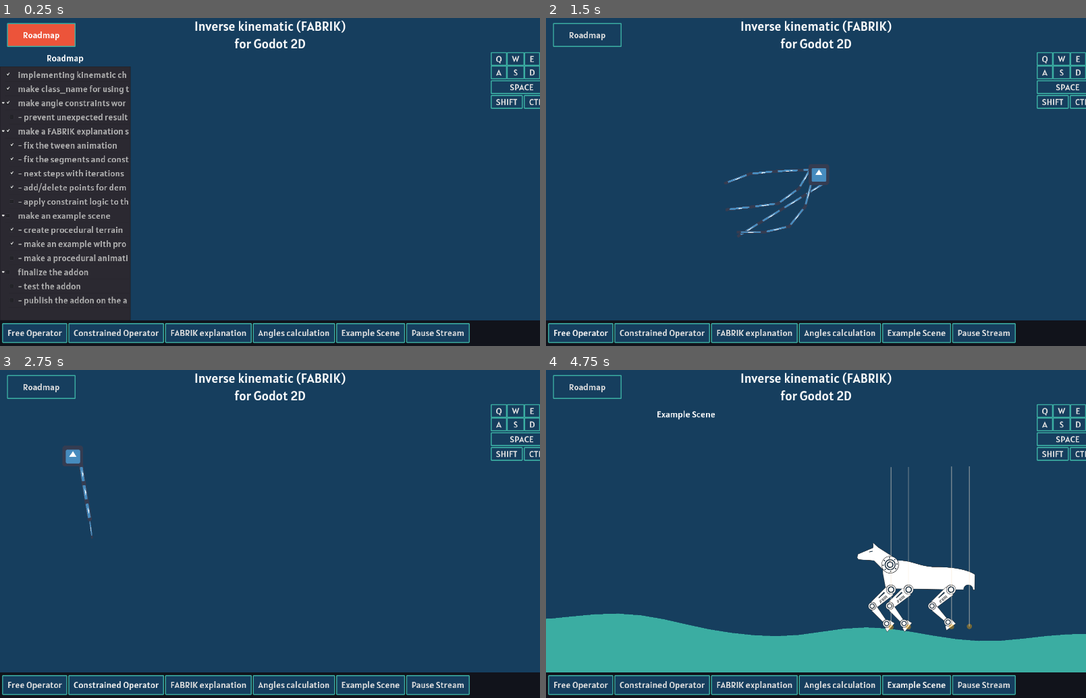
Above: before the commit, frames 1-4 (two rows, left to right).
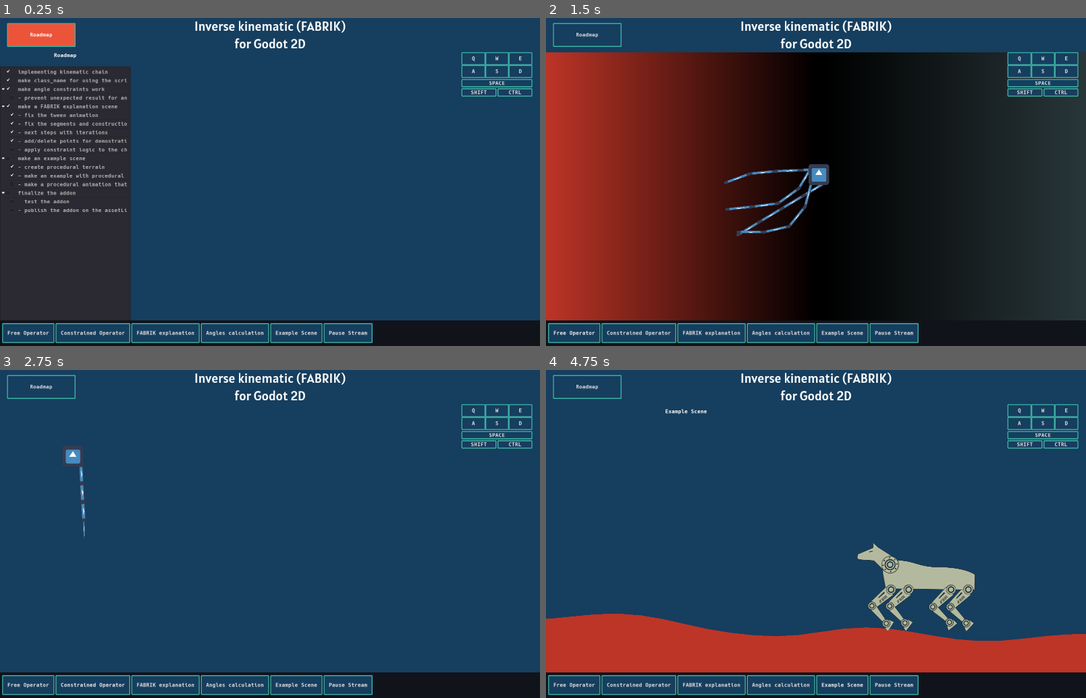
Above: after the commit, the same moments.

Repository: iRadEntertainment/Godot-FABRIK-2D
Game: Godot game, scene res://world.tscn
The game is run twice, just before and just after one commit, with the same random seed, the same clock (stepped at 60 frames per second) and the same inputs. The engine's default icon, where the game draws it, is replaced by a stand-in: a white triangle on a blue panel in a dark square.
Inputs:
- Up to frame 1 (0.25 s): no input
- Up to frame 2 (1.5 s): click "Roadmap" at 0.5 s; click "Free Operator" at 1.25 s
- Up to frame 3 (2.75 s): click "Constrained Operator" at 2 s
- Up to frame 4 (4.75 s): click "FABRIK explanation" at 2.75 s; click "Angles calculation" at 3.5 s; click "Example Scene" at 4.25 s

The runs differ from the first frame. In frame 1, 7.5% of the frame differs, in the area x 0-100%, y 4-100%; in frame 2, 82%; in frame 3, 3.4%; in frame 4, 19%.
Error after the commit: Invalid set index 'global_position' (on base: 'null instance') with value of type 'Vector2'. (res://example_scene.gd:22)

Commit message:
Angles by ton ton

Diff:
--- /dev/null
+++ b/Ton_ton_look_at_this.tscn
@@ -0,0 +1,66 @@
+[gd_scene load_steps=7 format=2]
+
+[ext_resource path="res://addons/IKFabrikGodot2D/IKBoneConstraint2D.gd" type="Script" id=1]
+[ext_resource path="res://addons/IKFabrikGodot2D/IKLimb2D.gd" type="Script" id=2]
+[ext_resource path="res://example/textures/forearm.png" type="Texture" id=3]
+[ext_resource path="res://example/textures/arm.png" type="Texture" id=4]
+[ext_resource path="res://example/textures/foot.png" type="Texture" id=5]
+
+[sub_resource type="GDScript" id=5]
+script/source = "extends Position2D
+
+
+func _input(_event):
+	global_position = get_global_mouse_position()
+"
+
+[node name="Ton_ton_look_at_this" type="Node2D"]
+
+[node name="rear_r" type="Node2D" parent="."]
+show_behind_parent = true
+position = Vector2( 811.251, 362.543 )
+script = ExtResource( 2 )
+use_constraints = true
+target = NodePath("../target")
+
+[node name="arm" type="Node2D" parent="rear_r"]
+show_behind_parent = true
+script = ExtResource( 1 )
+angle_start = 28.973
+angle_width = 163.973
+
+[node name="arm" type="Sprite" parent="rear_r/arm"]
+show_behind_parent = true
+position = Vector2( -0.272461, -0.0234985 )
+texture = ExtResource( 4 )
+offset = Vector2( 0.841858, 57.2455 )
+
+[node name="forearm" type="Node2D" parent="rear_r"]
+show_behind_parent = true
+position = Vector2( -0.125, 155.934 )
+script = ExtResource( 1 )
+angle_start = -128.836
+angle_width = 131.918
+
+[node name="forearm" type="Sprite" parent="rear_r/forearm"]
+show_behind_parent = true
+position = Vector2( 0.355286, 48.1064 )
+texture = ExtResource( 3 )
+
+[node name="foot" type="Node2D" parent="rear_r"]
+show_behind_parent = true
+position = Vector2( -0.268677, 296.896 )
+script = ExtResource( 1 )
+angle_start = -40.069
+
+[node name="foot" type="Sprite" parent="rear_r/foot"]
+show_behind_parent = true
+position = Vector2( -1.93286, 6.53381 )
+texture = ExtResource( 5 )
+
+[node name="end" type="Position2D" parent="rear_r"]
+show_behind_parent = true
+position = Vector2( 0, 332.995 )
+
+[node name="target" type="Position2D" parent="."]
+script = SubResource( 5 )
--- a/example/example.tscn
+++ b/example/example.tscn
@@ -68,10 +68,9 @@
 layer = -1
 
 [node name="bg_color" type="ColorRect" parent="CanvasLayer"]
-visible = false
 anchor_right = 1.0
 anchor_bottom = 1.0
-color = Color( 0.12549, 0.388235, 0.607843, 1 )
+color = Color( 0.164706, 0.219608, 0.231373, 1 )
 __meta__ = {
 "_edit_lock_": true,
 "_edit_use_anchors_": false
@@ -92,7 +91,7 @@
 script = ExtResource( 10 )
 
 [node name="poly" type="Polygon2D" parent="terrain_generator"]
-color = Color( 0.235294, 0.682353, 0.639216, 1 )
+color = Color( 0.745098, 0.211765, 0.156863, 1 )
 polygon = PoolVector2Array( -68.6539, 912.083, 57.8537, 623.432, 383.923, 612.742, 750.973, 684.013, 980.825, 664.414, 1276.6, 605.614, 1622.27, 676.886, 1787.98, 853.284, 1627.62, 1175.79, 193.27, 1074.23 )
 
 [node name="static_collision" type="StaticBody2D" parent="terrain_generator"]
@@ -102,6 +101,7 @@
 [node name="horse" type="KinematicBody2D" parent="." groups=[
 "horse",
 ]]
+modulate = Color( 0.705882, 0.729412, 0.627451, 1 )
 position = Vector2( 1568.09, 441.984 )
 scale = Vector2( 0.5, 0.5 )
 collision_layer = 2
@@ -144,7 +144,7 @@
 position = Vector2( 244.639, 89.9283 )
 script = ExtResource( 2 )
 use_constraints = true
-target = NodePath("../../targeting_system_loop/targets/t04")
+target = NodePath("../../target")
 
 [node name="arm" type="Node2D" parent="horse/rear_r"]
 show_behind_parent = true
@@ -153,7 +153,6 @@
 angle_width = 163.973
 
 [node name="arm" type="Sprite" parent="horse/rear_r/arm"]
-visible = false
 show_behind_parent = true
 position = Vector2( -0.272461, -0.0234985 )
 texture = ExtResource( 5 )
@@ -167,7 +166,6 @@
 angle_width = 131.918
 
 [node name="forearm" type="Sprite" parent="horse/rear_r/forearm"]
-visible = false
 show_behind_parent = true
 position = Vector2( 0.355286, 48.1064 )
 texture = ExtResource( 4 )
@@ -179,7 +177,6 @@
 angle_start = -40.069
 
 [node name="foot" type="Sprite" parent="horse/rear_r/foot"]
-visible = false
 show_behind_parent = true
 position = Vector2( -1.93286, 6.53381 )
 texture = ExtResource( 7 )
@@ -192,7 +189,7 @@
 position = Vector2( 137.045, 89.9283 )
 script = ExtResource( 2 )
 use_constraints = true
-target = NodePath("../../targeting_system_loop/targets/t03")
+target = NodePath("../../target")
 
 [node name="arm" type="Node2D" parent="horse/rear_l"]
 show_behind_parent = true
@@ -238,7 +235,7 @@
 position = Vector2( -126.638, 89.9283 )
 script = ExtResource( 2 )
 use_constraints = true
-target = NodePath("../../targeting_system_loop/targets/t02")
+target = NodePath("../../target")
 
 [node name="arm" type="Node2D" parent="horse/front_r"]
 show_behind_parent = true
@@ -283,7 +280,7 @@
 position = Vector2( -236.169, 89.9283 )
 script = ExtResource( 2 )
 use_constraints = true
-target = NodePath("../../targeting_system_loop/targets/t01")
+target = NodePath("../../target")
 
 [node name="arm" type="Node2D" parent="horse/front_l"]
 show_behind_parent = true
@@ -348,6 +345,7 @@
 [node name="targeting_snap_to_ground" type="Node2D" parent="."]
 visible = false
 script = ExtResource( 12 )
+debug = false
 active = false
 
 [node name="rays" type="Node2D" parent="targeting_snap_to_ground"]
@@ -388,8 +386,9 @@
 
 [node name="targeting_system_loop" type="Node2D" parent="."]
 script = ExtResource( 11 )
+show_debug = false
 attach_to_node = NodePath("../horse")
-gallop_speed = 1.2
+gallop_speed = 1.783
 horse_controller_path = NodePath("../horse/kinematic_controller")
 
 [node name="rays" type="Node2D" parent="targeting_system_loop"]
--- a/example/kinematic_controller.gd
+++ b/example/kinematic_controller.gd
@@ -7,7 +7,7 @@
 var jump_force = -1500
 
 var gravity : int = 3000
-var move_speed : int = 300
+var move_speed : int = 250
 var dir : int
 var vel : Vector2
 
--- a/example/targeting_system.gd
+++ b/example/targeting_system.gd
@@ -1,7 +1,7 @@
 # targeting_system.gd
 extends Node2D
 
-
+export var active : bool = true
 export var show_debug := true
 export (NodePath) var attach_to_node
 export (float, 0.5, 5.0) var gallop_speed = 1.5
@@ -26,6 +26,21 @@
 
 	for ray in $rays.get_children():
 		rays_init_pos.append(ray.position)
+
+	var legs = [$"../horse/front_l", $"../horse/front_r",\
+			$"../horse/rear_l", $"../horse/rear_r"]
+	var targets = []
+	var rays = []
+	for child in $targets.get_children():
+		targets.append(child)
+	for child in $rays.get_children():
+		rays.append(child)
+
+	# assign all legs this node targets
+	if active:
+		for i in range(4):
+			legs[i].target = legs[i].get_path_to(targets[i])
+			rays[i].global_position = legs[i].global_position + Vector2.DOWN * 160
 
 
 
--- a/example/terrain_generator.gd
+++ b/example/terrain_generator.gd
@@ -20,8 +20,8 @@
 
 func generate_polygon(iteration):
 	var points : PoolVector2Array = []
-	var p0 = Vector2(-get_viewport_rect().size.x * 2, get_viewport_rect().size.y)
-	var p1 = Vector2( get_viewport_rect().size.x * 3, get_viewport_rect().size.y)
+	var p0 = Vector2(-get_viewport_rect().size.x * 2, get_viewport_rect().size.y*2)
+	var p1 = Vector2( get_viewport_rect().size.x * 3, get_viewport_rect().size.y*2)
 	points.append(p0)
 	points.append(p1)
 
--- a/example_scene.gd
+++ b/example_scene.gd
@@ -11,3 +11,21 @@
 			if node is IKLimb2D:
 				var relative_path = node.get_path_to(target_node)
 				node.target = relative_path
+	else:
+		var target_node = $target_default
+		for node in $operator.get_children():
+			if node is IKLimb2D:
+				var relative_path = node.get_path_to(target_node)
+				node.target = relative_path
+
+func _process(delta):
+	$target_default.global_position = get_global_mouse_position()
+	var d = $operator.global_position.x / get_viewport_rect().size.x
+	d = clamp(d, 0, 1)
+#	print($bgt.texture.get("gradient").get("offsets"))
+	$bgt.texture.get("gradient").set("offsets", [0, d, 1])
+
+func _input(event):
+	if event is InputEventKey:
+		if event.is_pressed() and event.scancode == KEY_F:
+			OS.window_fullscreen = !OS.window_fullscreen
--- a/fabrik.gd
+++ b/fabrik.gd
@@ -274,7 +274,7 @@
 
 
 func delete_point(pos):
-	if p_nodes.size() < 1:
+	if p_nodes.size() <= 1:
 		return
 
 	var closer_point = 0
--- a/fabrik.tscn
+++ b/fabrik.tscn
@@ -7,16 +7,18 @@
 [ext_resource path="res://fabrik.gd" type="Script" id=5]
 [ext_resource path="res://addons/textures/line.png" type="Texture" id=6]
 [ext_resource path="res://world.tres" type="Theme" id=7]
+[ext_resource path="res://Hack-Bold.ttf" type="DynamicFontData" id=8]
 
 [sub_resource type="DynamicFont" id=1]
 size = 48
-font_data = ExtResource( 4 )
-
-[sub_resource type="DynamicFont" id=4]
+use_filter = true
+font_data = ExtResource( 8 )
+
+[sub_resource type="DynamicFont" id=2]
 size = 24
 font_data = ExtResource( 4 )
 
-[sub_resource type="GDScript" id=2]
+[sub_resource type="GDScript" id=3]
 script/source = "extends Sprite
 
 
@@ -78,16 +80,16 @@
 }
 
 [node name="delete_points" type="Button" parent="buttons"]
-margin_right = 328.0
-margin_bottom = 42.0
+margin_right = 294.0
+margin_bottom = 25.0
 focus_mode = 0
 enabled_focus_mode = 0
 text = "Delete all points"
 
 [node name="add_points" type="Button" parent="buttons"]
-margin_top = 46.0
-margin_right = 328.0
-margin_bottom = 88.0
+margin_top = 29.0
+margin_right = 294.0
+margin_bottom = 54.0
 focus_mode = 0
 toggle_mode = true
 enabled_focus_mode = 0
@@ -103,26 +105,26 @@
 }
 
 [node name="per_click" type="HBoxContainer" parent="iterations"]
-margin_right = 261.0
+margin_right = 272.0
 margin_bottom = 31.0
 __meta__ = {
 "_edit_use_anchors_": false
 }
 
 [node name="lb" type="Label" parent="iterations/per_click"]
-margin_right = 198.0
+margin_top = 6.0
+margin_right = 210.0
+margin_bottom = 25.0
+text = "Iterations per click:"
+__meta__ = {
+"_edit_use_anchors_": false
+}
+
+[node name="value" type="Label" parent="iterations/per_click"]
+margin_left = 214.0
+margin_right = 222.0
 margin_bottom = 31.0
-custom_fonts/font = SubResource( 4 )
-text = "Iterations per click:"
-__meta__ = {
-"_edit_use_anchors_": false
-}
-
-[node name="value" type="Label" parent="iterations/per_click"]
-margin_left = 202.0
-margin_right = 210.0
-margin_bottom = 31.0
-custom_fonts/font = SubResource( 4 )
+custom_fonts/font = SubResource( 2 )
 text = "1"
 __meta__ = {
 "_edit_use_anchors_": false
@@ -130,26 +132,26 @@
 
 [node name="tot" type="HBoxContainer" parent="iterations"]
 margin_top = 35.0
-margin_right = 261.0
+margin_right = 272.0
 margin_bottom = 66.0
 __meta__ = {
 "_edit_use_anchors_": false
 }
 
 [node name="lb" type="Label" parent="iterations/tot"]
-margin_right = 249.0
+margin_top = 6.0
+margin_right = 260.0
+margin_bottom = 25.0
+text = "Iterations (points) total:"
+__meta__ = {
+"_edit_use_anchors_": false
+}
+
+[node name="value" type="Label" parent="iterations/tot"]
+margin_left = 264.0
+margin_right = 272.0
 margin_bottom = 31.0
-custom_fonts/font = SubResource( 4 )
-text = "Iterations (points) total:"
-__meta__ = {
-"_edit_use_anchors_": false
-}
-
-[node name="value" type="Label" parent="iterations/tot"]
-margin_left = 253.0
-margin_right = 261.0
-margin_bottom = 31.0
-custom_fonts/font = SubResource( 4 )
+custom_fonts/font = SubResource( 2 )
 text = "1"
 __meta__ = {
 "_edit_use_anchors_": false
@@ -157,26 +159,26 @@
 
 [node name="chain" type="HBoxContainer" parent="iterations"]
 margin_top = 70.0
-margin_right = 261.0
+margin_right = 272.0
 margin_bottom = 101.0
 __meta__ = {
 "_edit_use_anchors_": false
 }
 
 [node name="lb" type="Label" parent="iterations/chain"]
-margin_right = 241.0
+margin_top = 6.0
+margin_right = 250.0
+margin_bottom = 25.0
+text = "Iterations (chain) total:"
+__meta__ = {
+"_edit_use_anchors_": false
+}
+
+[node name="value" type="Label" parent="iterations/chain"]
+margin_left = 254.0
+margin_right = 268.0
 margin_bottom = 31.0
-custom_fonts/font = SubResource( 4 )
-text = "Iterations (chain) total:"
-__meta__ = {
-"_edit_use_anchors_": false
-}
-
-[node name="value" type="Label" parent="iterations/chain"]
-margin_left = 245.0
-margin_right = 259.0
-margin_bottom = 31.0
-custom_fonts/font = SubResource( 4 )
+custom_fonts/font = SubResource( 2 )
 text = "0"
 __meta__ = {
 "_edit_use_anchors_": false
@@ -313,7 +315,7 @@
 margin_top = 7.49152
 margin_right = 19.0237
 margin_bottom = 21.4915
-custom_fonts/font = SubResource( 3 )
+theme = ExtResource( 7 )
 text = "p0"
 align = 1
 valign = 1
@@ -334,7 +336,7 @@
 margin_top = 7.49152
 margin_right = 19.0237
 margin_bottom = 21.4915
-custom_fonts/font = SubResource( 3 )
+theme = ExtResource( 7 )
 text = "p1"
 align = 1
 valign = 1
@@ -355,7 +357,7 @@
 margin_top = 7.49152
 margin_right = 19.0237
 margin_bottom = 21.4915
-custom_fonts/font = SubResource( 3 )
+theme = ExtResource( 7 )
 text = "p2"
 align = 1
 valign = 1
@@ -363,94 +365,10 @@
 "_edit_use_anchors_": false
 }
 
-[node name="03" type="Sprite" parent="points"]
-position = Vector2( 1020.27, 594.387 )
-texture = ExtResource( 3 )
-script = SubResource( 2 )
-__meta__ = {
-"_edit_group_": true
-}
-
-[node name="lb" type="Label" parent="points/03"]
-margin_left = -20.9763
-margin_top = 7.49152
-margin_right = 19.0237
-margin_bottom = 21.4915
-custom_fonts/font = SubResource( 3 )
-text = "p3"
-align = 1
-valign = 1
-__meta__ = {
-"_edit_use_anchors_": false
-}
-
-[node name="04" type="Sprite" parent="points"]
-position = Vector2( 1099.56, 563.206 )
-texture = ExtResource( 3 )
-script = SubResource( 2 )
-__meta__ = {
-"_edit_group_": true
-}
-
-[node name="lb" type="Label" parent="points/04"]
-margin_left = -20.9763
-margin_top = 7.49152
-margin_right = 19.0237
-margin_bottom = 21.4915
-custom_fonts/font = SubResource( 3 )
-text = "p4"
-align = 1
-valign = 1
-__meta__ = {
-"_edit_use_anchors_": false
-}
-
-[node name="05" type="Sprite" parent="points"]
-position = Vector2( 1103.12, 504.407 )
-texture = ExtResource( 3 )
-script = SubResource( 2 )
-__meta__ = {
-"_edit_group_": true
-}
-
-[node name="lb" type="Label" parent="points/05"]
-margin_left = -20.9763
-margin_top = 7.49152
-margin_right = 19.0237
-margin_bottom = 21.4915
-custom_fonts/font = SubResource( 3 )
-text = "p5"
-align = 1
-valign = 1
-__meta__ = {
-"_edit_use_anchors_": false
-}
-
-[node name="06" type="Sprite" parent="points"]
-position = Vector2( 1016.7, 419.771 )
-texture = ExtResource( 3 )
-script = SubResource( 2 )
-__meta__ = {
-"_edit_group_": true
-}
-
-[node name="lb" type="Label" parent="points/06"]
-margin_left = -21.0
-margin_top = 7.0
-margin_right = 19.0
-margin_bottom = 33.0
-custom_fonts/font = SubResource( 3 )
-text = "p6"
-align = 1
-valign = 1
-__meta__ = {
-"_edit_use_anchors_": false
-}
-
 [node name="end" type="Sprite" parent="points"]
-position = Vector2( 960.806, 376.345 )
-texture = ExtResource( 3 )
-script = SubResource( 2 )
+position = Vector2( 986.168, 565.892 )
+texture = ExtResource( 3 )
+script = SubResource( 3 )
 __meta__ = {
 "_edit_group_": true
 }
@@ -460,7 +378,7 @@
 margin_top = 7.49152
 margin_right = 19.0237
 margin_bottom = 21.4915
-custom_fonts/font = SubResource( 3 )
+theme = ExtResource( 7 )
 text = "end"
 align = 1
 valign = 1
@@ -472,14 +390,14 @@
 modulate = Color( 0.898039, 0.266667, 0.25098, 1 )
 position = Vector2( 711.929, 750.307 )
 texture = ExtResource( 3 )
-script = SubResource( 2 )
+script = SubResource( 3 )
 
 [node name="lb" type="Label" parent="root"]
 margin_left = -20.9763
 margin_top = 27.4915
 margin_right = 19.0237
 margin_bottom = 48.4915
-custom_fonts/font = SubResource( 3 )
+theme = ExtResource( 7 )
 text = "root"
 align = 1
 valign = 1
@@ -491,14 +409,14 @@
 modulate = Color( 0.0352941, 0.819608, 0.321569, 1 )
 position = Vector2( 830.819, 377.367 )
 texture = ExtResource( 3 )
-script = SubResource( 2 )
+script = SubResource( 3 )
 
 [node name="lb" type="Label" parent="goal"]
 margin_left = -20.9763
 margin_top = 21.2645
 margin_right = 19.0237
 margin_bottom = 47.2645
-custom_fonts/font = SubResource( 3 )
+theme = ExtResource( 7 )
 text = "goal"
 align = 1
 valign = 1
--- a/key_snip.tscn
+++ b/key_snip.tscn
@@ -45,57 +45,63 @@
 }
 
 [node name="q" type="Button" parent="inputs"]
-margin_right = 40.0
+margin_right = 51.0
 margin_bottom = 40.0
 rect_min_size = Vector2( 40, 40 )
 mouse_filter = 2
+size_flags_horizontal = 3
 toggle_mode = true
 text = "Q"
 
 [node name="w" type="Button" parent="inputs"]
-margin_left = 40.0
-margin_right = 80.0
+margin_left = 51.0
+margin_right = 102.0
 margin_bottom = 40.0
 rect_min_size = Vector2( 40, 40 )
 mouse_filter = 2
+size_flags_horizontal = 3
 toggle_mode = true
 text = "W"
 
 [node name="e" type="Button" parent="inputs"]
-margin_left = 80.0
-margin_right = 120.0
+margin_left = 102.0
+margin_right = 153.0
 margin_bottom = 40.0
 rect_min_size = Vector2( 40, 40 )
 mouse_filter = 2
+size_flags_horizontal = 3
 toggle_mode = true
 text = "E"
 
 [node name="a" type="Button" parent="inputs"]
 margin_top = 40.0
-margin_right = 40.0
+margin_right = 51.0
 margin_bottom = 80.0
 rect_min_size = Vector2( 40, 40 )
 mouse_filter = 2
+size_flags_horizontal = 3
 toggle_mode = true
 text = "A"
 
 [node name="s" type="Button" parent="inputs"]
-margin_left = 40.0
+margin_left = 51.0
 margin_top = 40.0
-margin_right = 80.0
+margin_right = 102.0
 margin_bottom = 80.0
 rect_min_size = Vector2( 40, 40 )
 mouse_filter = 2
+size_flags_horizontal = 3
 toggle_mode = true
 text = "S"
 
 [node name="d" type="Button" parent="inputs"]
-margin_left = 80.0
+margin_left = 102.0
 margin_top = 40.0
-margin_right = 120.0
+margin_right = 153.0
 margin_bottom = 80.0
 rect_min_size = Vector2( 40, 40 )
 mouse_filter = 2
+size_flags_horizontal = 3
 toggle_mode = true
 text = "D"
 
--- a/no_constr.tscn
+++ b/no_constr.tscn
@@ -1,9 +1,16 @@
-[gd_scene load_steps=5 format=2]
+[gd_scene load_steps=7 format=2]
 
 [ext_resource path="res://icon_orig.png" type="Texture" id=1]
 [ext_resource path="res://addons/IKFabrikGodot2D/IKLimb2D.gd" type="Script" id=2]
 [ext_resource path="res://example_scene.gd" type="Script" id=3]
 [ext_resource path="res://controller.tscn" type="PackedScene" id=4]
+
+[sub_resource type="Gradient" id=1]
+offsets = PoolRealArray( 0, 0.477012, 1 )
+colors = PoolColorArray( 0.745098, 0.211765, 0.156863, 1, 0, 0, 0, 1, 0.164706, 0.219608, 0.231373, 1 )
+
+[sub_resource type="GradientTexture" id=2]
+gradient = SubResource( 1 )
 
 [node name="no_constr" type="Control"]
 anchor_right = 1.0
@@ -12,6 +19,27 @@
 __meta__ = {
 "_edit_use_anchors_": false
 }
+active = true
+
+[node name="bgt" type="TextureRect" parent="."]
+anchor_right = 1.0
+anchor_bottom = 1.0
+texture = SubResource( 2 )
+expand = true
+stretch_mode = 1
+__meta__ = {
+"_edit_use_anchors_": false
+}
+
+[node name="bg" type="ColorRect" parent="."]
+visible = false
+anchor_right = 1.0
+anchor_bottom = 1.0
+color = Color( 0.164706, 0.219608, 0.231373, 1 )
+__meta__ = {
+"_edit_lock_": true,
+"_edit_use_anchors_": false
+}
 
 [node name="operator" type="Sprite" parent="."]
 position = Vector2( 848.771, 381.438 )
@@ -175,3 +203,5 @@
 [node name="end" type="Position2D" parent="operator/arm4"]
 show_behind_parent = true
 position = Vector2( 319.973, 0 )
+
+[node name="target_default" type="Position2D" parent="."]
--- a/world.tres
+++ b/world.tres
@@ -1,6 +1,6 @@
 [gd_resource type="Theme" load_steps=6 format=2]
 
-[ext_resource path="res://Alatsi-Regular.ttf" type="DynamicFontData" id=1]
+[ext_resource path="res://Hack-Bold.ttf" type="DynamicFontData" id=1]
 
 [sub_resource type="StyleBoxFlat" id=1]
 content_margin_left = 16.0
@@ -45,7 +45,7 @@
 corner_radius_bottom_left = 2
 
 [sub_resource type="DynamicFont" id=4]
-size = 28
+use_filter = true
 font_data = ExtResource( 1 )
 
 [resource]
--- a/world.tscn
+++ b/world.tscn
@@ -276,9 +276,9 @@
 [node name="key_snip" parent="layout/middle/right" instance=ExtResource( 7 )]
 anchor_left = 1.0
 anchor_right = 1.0
-margin_left = -153.0
+margin_left = -244.0
 margin_top = 0.0
-margin_right = 0.0
+margin_right = -24.0
 margin_bottom = 837.0
 
 [node name="bottom" type="ColorRect" parent="layout"]
Binary file added: Hack-Bold.ttf
Not shown: 13 places in fabrik.tscn that only renumber resources
Binary file added: iRad_palette.png
Not shown, added: iRad_palette.png.import
